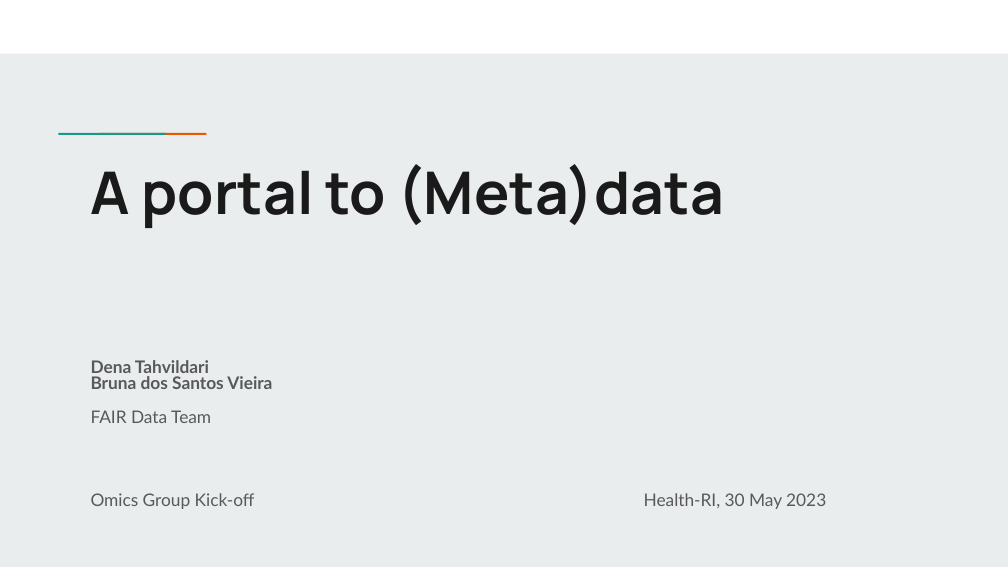
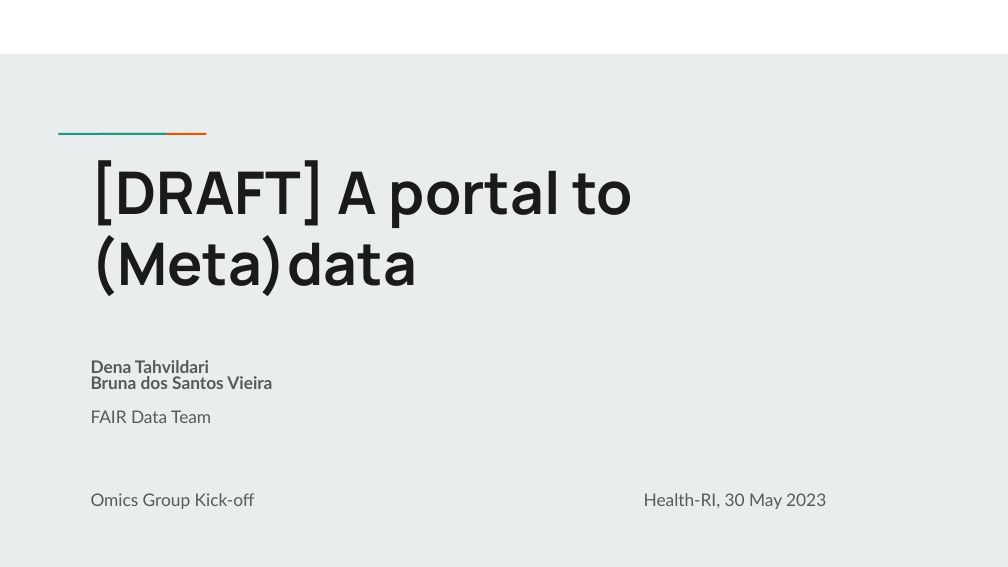
Before and after one commit to Health-RI/health-ri-metadata, a slide deck: slide 1 of Presentations/HRI_Metadata_Schema_ImagingGroup_KickOff (1).pptx. Drawn at 1008x567 pixels with LibreOffice and Linux fonts; fonts in the diff are those of the drawing. Boxes give left, top, right and bottom in pixels: in the first picture for what was removed or moved away, otherwise in the second. Text is boxed around its words. In the diff, an @@ line names an element or a change of style, - is before the commit and + after.

```diff
--- a/Presentations/HRI_Metadata_Schema_ImagingGroup_KickOff (1).pptx
+++ b/Presentations/HRI_Metadata_Schema_ImagingGroup_KickOff (1).pptx
@@ title at (90, 160, 633, 296): text changed @@
-A portal to (Meta)data
+[DRAFT] A portal to (Meta)data
```
Also in this commit, not shown: 10 other slides changed, 1 slide removed, 1 other file.
